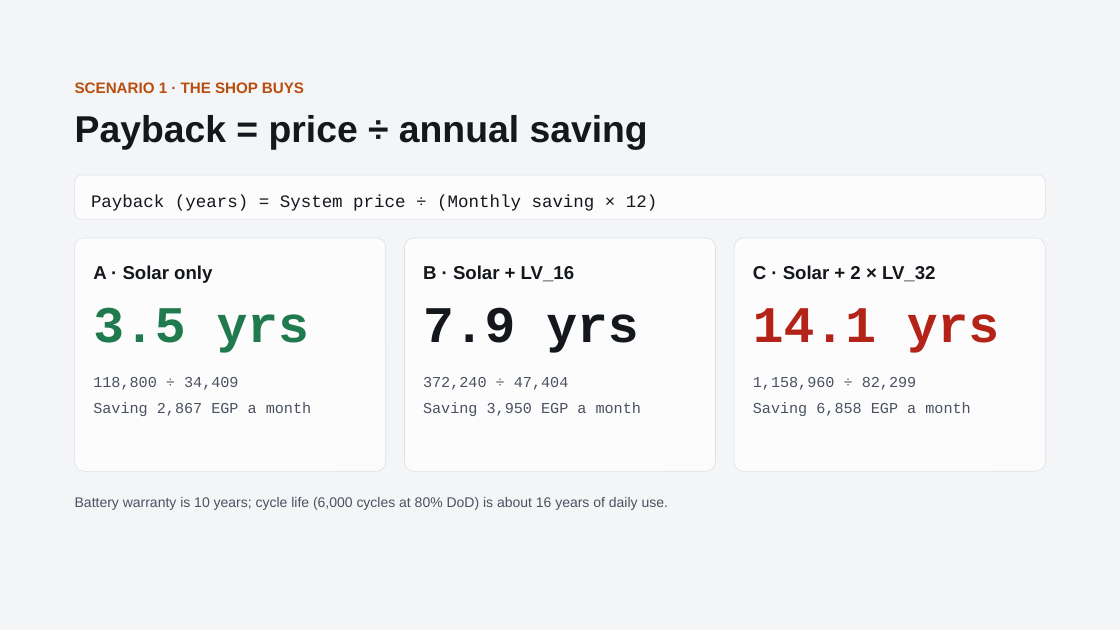
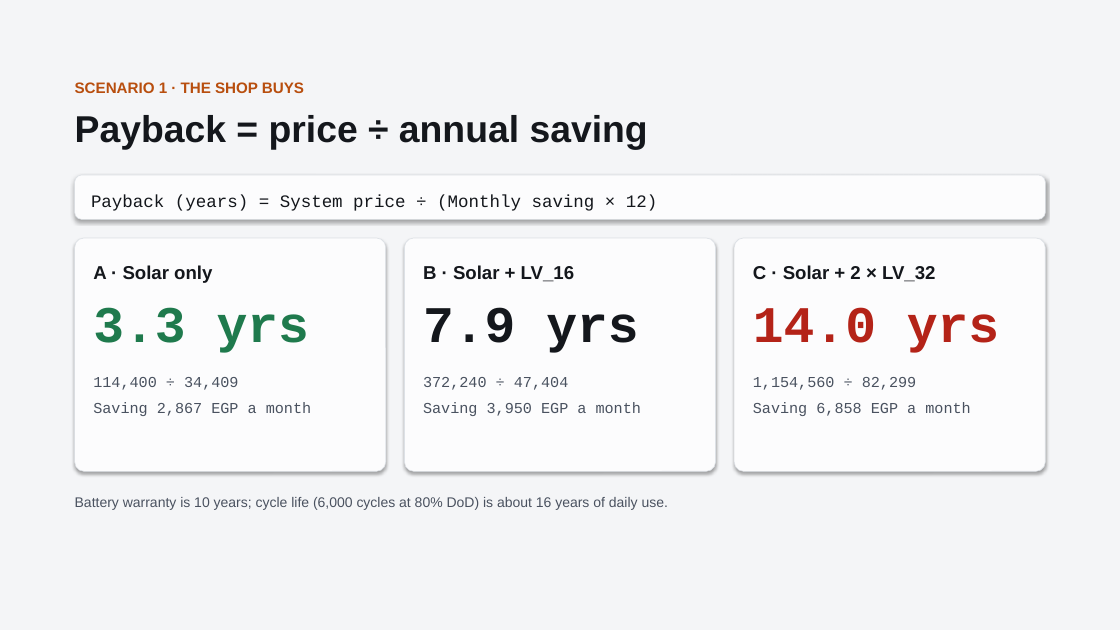
Before and after one commit to boodyelkady1998-sudo/avesta-bess-sizing-tool, a slide deck: slide 7 of El_Mo3alem_Juice_Shop_Solar_BESS.pptx. Drawn at 1120x630 pixels with LibreOffice and Linux fonts; fonts in the diff are those of the drawing. Boxes give left, top, right and bottom in pixels: in the first picture for what was removed or moved away, otherwise in the second. Text is boxed around its words. In the diff, an @@ line names an element or a change of style, - is before the commit and + after.

```diff
--- a/El_Mo3alem_Juice_Shop_Solar_BESS.pptx
+++ b/El_Mo3alem_Juice_Shop_Solar_BESS.pptx
@@ shadow on in 4 elements at [75,175,1046,219], [75,238,386,471], [404,238,715,471], [734,238,1045,471] @@
@@ text at [93,307,309,353]: text changed @@
-3.5 yrs
+3.3 yrs
@@ text at [753,307,999,353]: text changed @@
-14.1 yrs
+14.0 yrs
@@ text at [93,377,239,390]: text changed @@
-118,800 ÷ 34,409
+114,400 ÷ 34,409
@@ text at [753,377,917,390]: text changed @@
-1,158,960 ÷ 82,299
+1,154,560 ÷ 82,299
```
Also in this commit, not shown: 8 other slides changed, 2 slides added.
